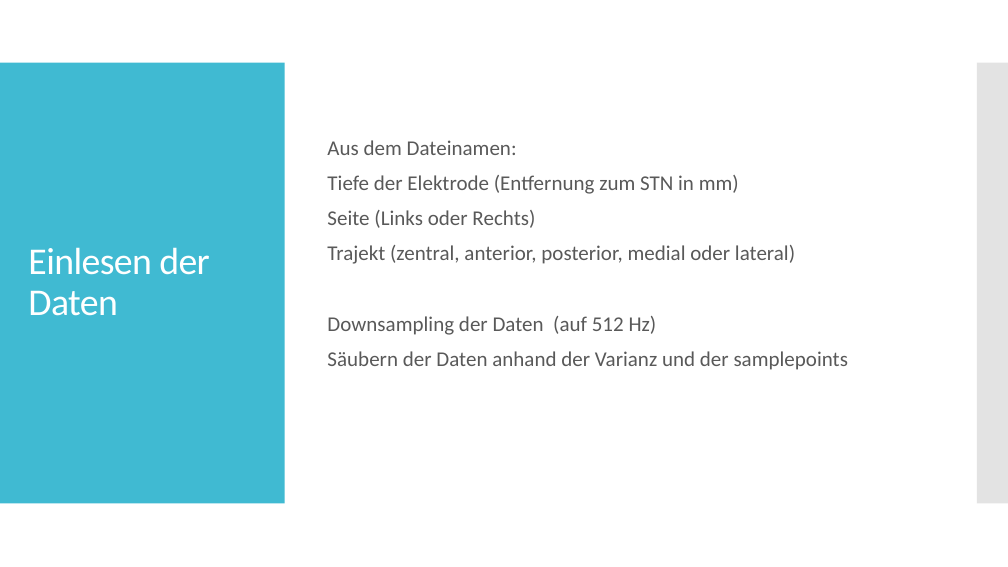
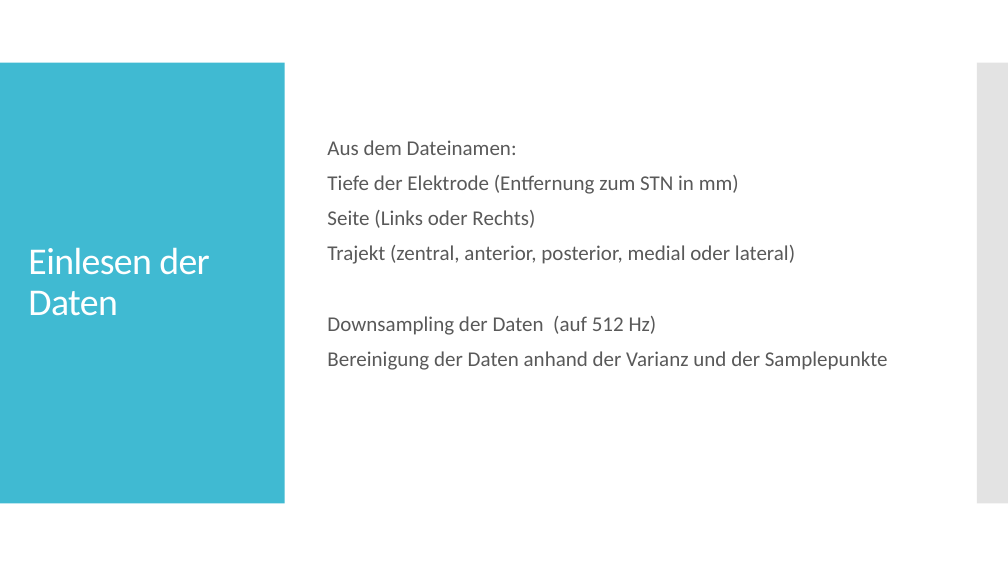
Before and after one commit to christianneumannCAU/Master-CAU, a slide deck: slide 3 of 03_exposé/Results.pptx. Drawn at 1008x567 pixels with LibreOffice and Linux fonts; fonts in the diff are those of the drawing. Boxes give left, top, right and bottom in pixels: in the first picture for what was removed or moved away, otherwise in the second. Text is boxed around its words. In the diff, an @@ line names an element or a change of style, - is before the commit and + after.

```diff
--- a/03_exposé/Results.pptx
+++ b/03_exposé/Results.pptx
@@ text at bbox=[327, 351, 888, 370]: text changed @@
-Säubern der Daten anhand der Varianz und der samplepoints
+Bereinigung der Daten anhand der Varianz und der Samplepunkte
```
Also in this commit, not shown: 1 other slide changed, 16 other files.
